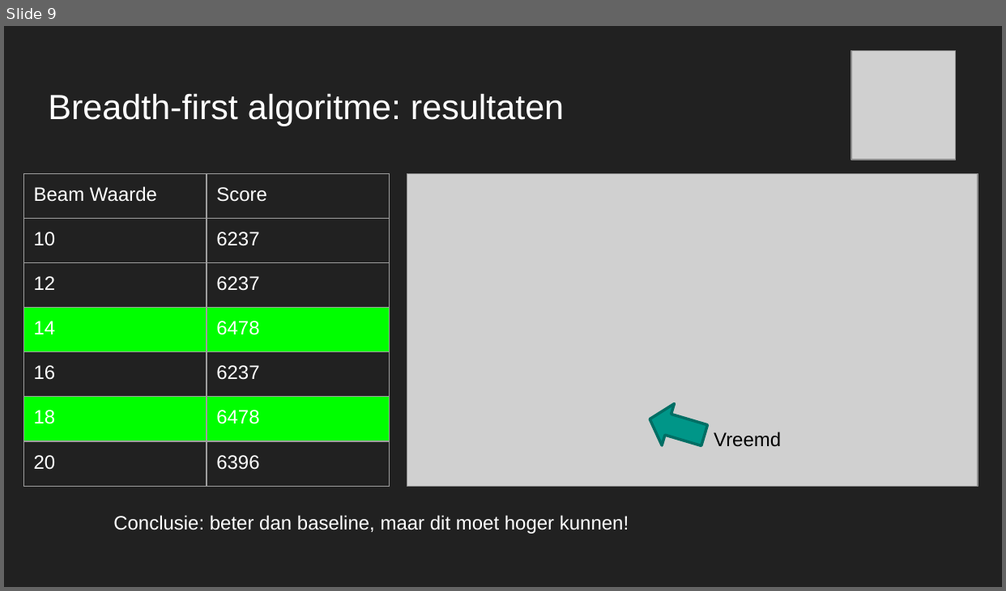
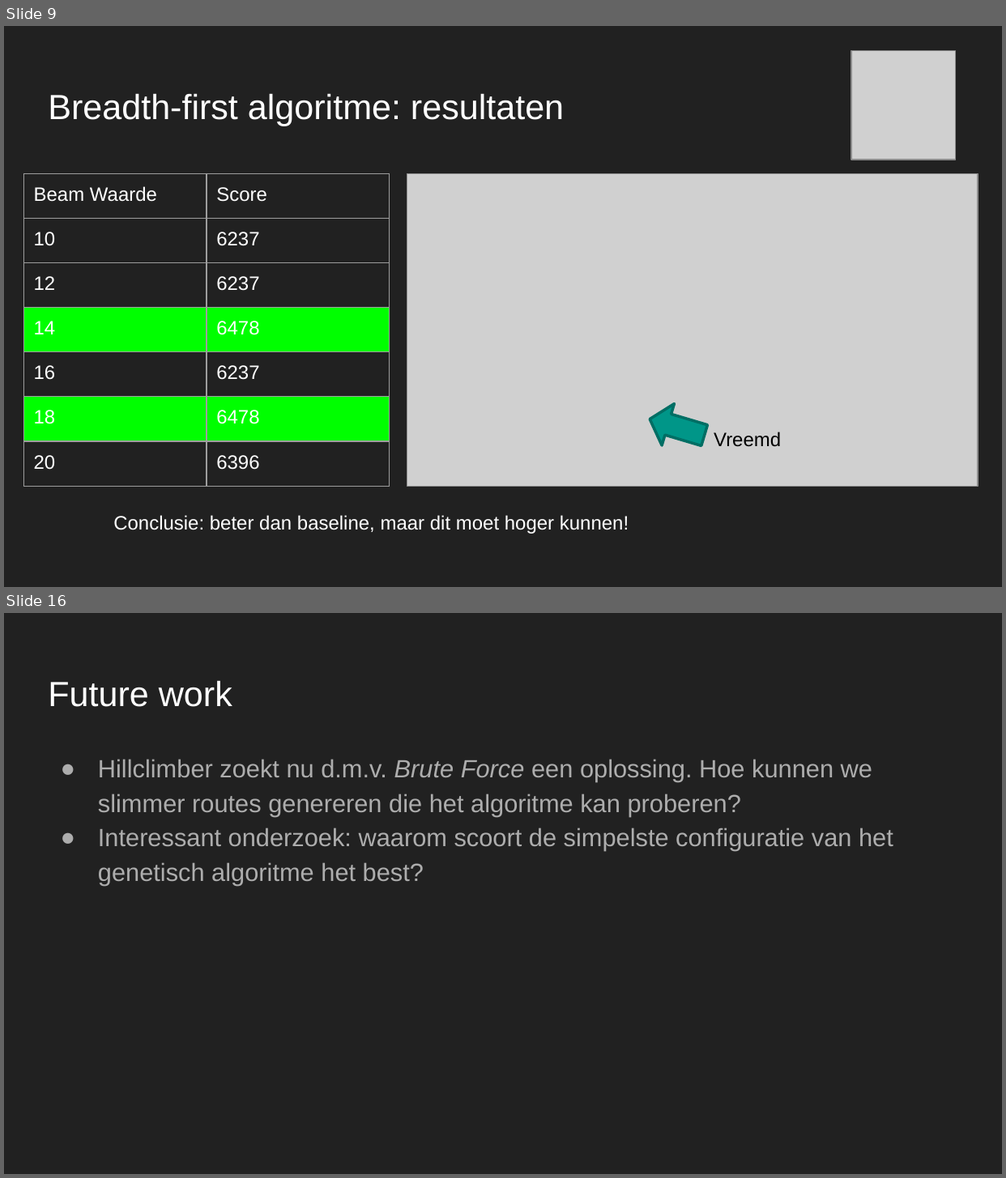
Before and after one commit to maiklarooij/Trainspotters, a slide deck: doc/Oefenpresentatie.pptx. Shown one above the other, each under a label of ours: slide 9 before the commit, slides 9 and 16 after it; the slides between them are not shown. The pictures are 1006x591 and 1006x1178 pixels, drawn with LibreOffice and Linux fonts; fonts in the diff are those of the drawing; grey boxes stand for pictures. Boxes give left, top, right and bottom in pixels: in the first picture for what was removed or moved away, otherwise in the second. Text is boxed around its words. In the diff, an @@ line names an element or a change of style, - is before the commit and + after.

```diff
--- a/doc/Oefenpresentatie.pptx
+++ b/doc/Oefenpresentatie.pptx
@@ slide 16 added at (4, 613, 1002, 1174), background #212121 @@
@@ title added at (48, 680, 232, 707), 25.2 pt, text #FFFFFF @@
+Future work
@@ text added at (98, 759, 893, 885), 18 pt, text #ADADAD @@
+● Hillclimber zoekt nu d.m.v. Brute Force een oplossing. Hoe kunnen we slimmer routes genereren die het algoritme kan proberen?
+● Interessant onderzoek: waarom scoort de simpelste configuratie van het genetisch algoritme het best?
```
Also in this commit, not shown: 6 slides changed, 1 other slide added, 1 slide removed, 19 other files.
